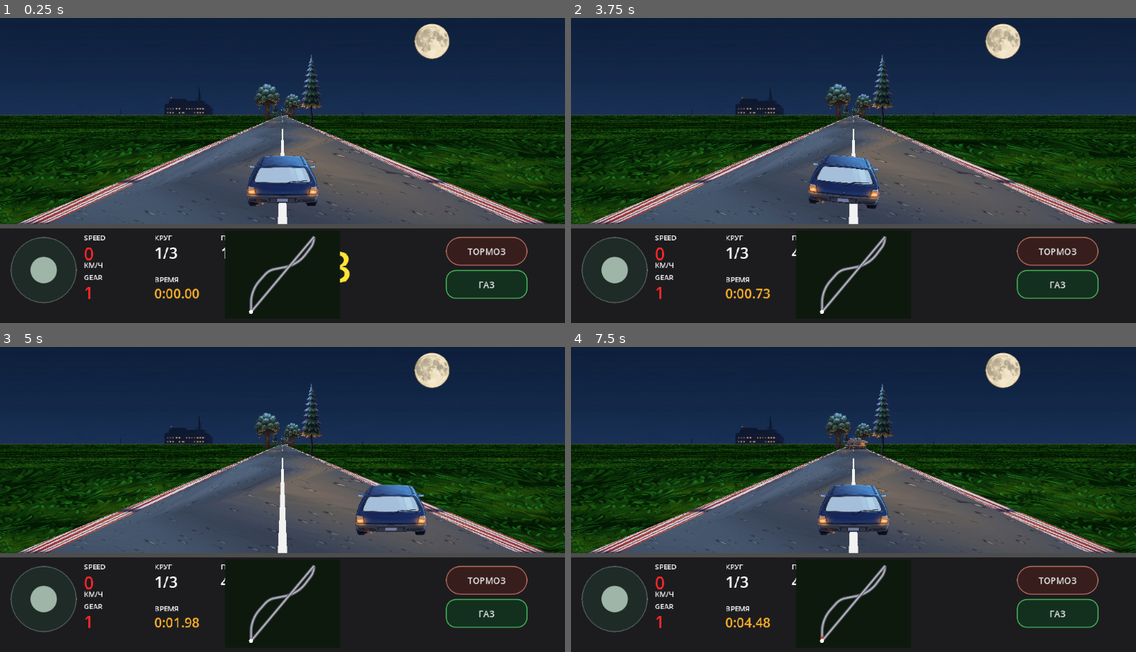
Above: before the commit, frames 1-4 (two rows, left to right).
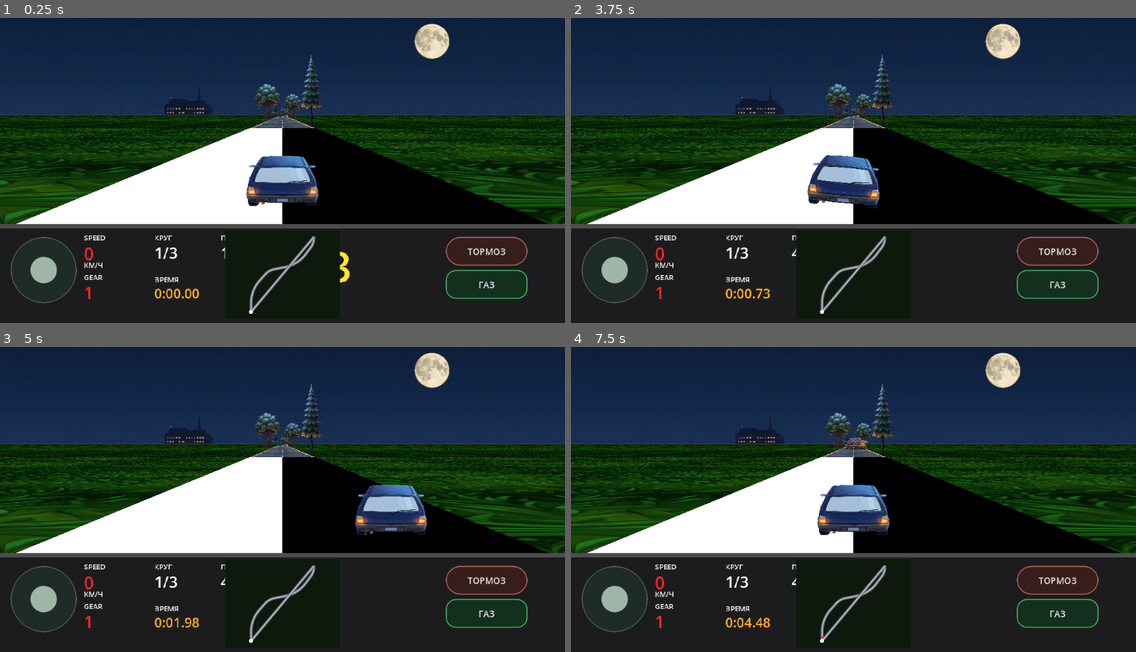
Above: after the commit, the same moments.

Repository: masterofmagic234/Arkon
Game: Godot game, scene res://scenes/level2_pseudo3d.tscn
Same seed, same stepped clock (60 frames per second), same inputs: the game is played once before the commit and once after it. This scene is started directly instead of the project's main scene.
Inputs (mouse positions are in pixels of both pictures, inside the frame that each line leads up to):
- Up to frame 1 (0.25 s): no input
- Up to frame 2 (3.75 s): click "ТОРМОЗ" at 0.5 s; click "ГАЗ" at 1.25 s; tap Enter at 2, 3.5 s; move the mouse to (977, 149) at 2.02 s; hold D (race_right) 2.03-2.75 s; click (977, 149) at 2.17 s; tap Space at 2.75 s; drag from (740, 179) to (825, 228) at 2.77 s; move the mouse to (910, 94) at 3.52 s; hold D (race_right) from 3.53 s (still down)
- Up to frame 3 (5 s): release D (race_right) at 4.25 s; drag from (254, 557) to (113, 444) at 4.27 s
- Up to frame 4 (7.5 s): tap Space at 5 s; move the mouse to (1023, 542) at 5.02 s; hold A (race_left) 5.03-5.75 s; drag from (684, 444) to (768, 414) at 5.77 s; tap Enter at 6.5 s; move the mouse to (881, 493) at 6.52 s; hold S (race_brake) 6.53-7.25 s; click (881, 493) at 6.67 s; drag from (768, 414) to (740, 508) at 7.27 s

The runs differ from the first frame. In frame 1, 21% of the frame differs, in the area x 0-100%, y 31-68%; in frame 2, 21%; in frame 3, 21%; in frame 4, 21%.

Commit message:
Rebuild Level 2 road projection

Diff:
--- a/scripts/race_renderer_pseudo3d.gd
+++ b/scripts/race_renderer_pseudo3d.gd
@@ -197,39 +197,31 @@
     var half_w: float = w * 0.5
     var camera_track_x: float = _smooth_track_x(float(cam_seg) + cam_progress)
 
+    var max_dist_segments: float = float(FAR_SEGMENTS) / float(VISUAL_SUBDIVISIONS)
+    var max_dz: float = max_dist_segments * RaceLevelData.SEGMENT_HEIGHT + CAMERA_BEHIND
+    var min_w: float = CAMERA_BEHIND / max_dz
+    var max_w: float = 1.0
+
+    # Screen-linear sample distribution gives an even vertical mesh density.
+    # World distance is reconstructed from the same projection, so road,
+    # props and AI can all use one consistent camera-space model.
     for i in range(FAR_SEGMENTS):
-        var raw_dist: float = float(i) / float(VISUAL_SUBDIVISIONS) - cam_progress
-        var visible_dist: float = maxf(0.0, raw_dist)
-        var absolute_seg: float = float(cam_seg) + cam_progress + raw_dist
+        var t: float = float(i) / float(FAR_SEGMENTS - 1)
+        var current_w: float = lerpf(max_w, min_w, t)
+
+        var dz: float = CAMERA_BEHIND / current_w
+        var clamped_dist: float = (dz - CAMERA_BEHIND) / RaceLevelData.SEGMENT_HEIGHT
+        var absolute_seg: float = float(cam_seg) + cam_progress + clamped_dist
+
         var road_center_x: float = _smooth_track_x(absolute_seg) - camera_track_x
-
-        var raw_next_dist: float = float(i + 1) / float(VISUAL_SUBDIVISIONS) - cam_progress
-        var visible_next_dist: float = maxf(0.0, raw_next_dist)
-        var dz: float = visible_dist * RaceLevelData.SEGMENT_HEIGHT + CAMERA_BEHIND
-        var next_dz: float = visible_next_dist * RaceLevelData.SEGMENT_HEIGHT + CAMERA_BEHIND
-        dz = maxf(1.0, dz)
-        next_dz = maxf(1.0, next_dz)
-
         var scale: float = CAMERA_DEPTH / dz
-        var next_scale: float = CAMERA_DEPTH / next_dz
 
         ssx[i] = half_w + scale * road_center_x * half_w
-        ssy[i] = horizon_y + (h - horizon_y) * CAMERA_BEHIND / dz
+        ssy[i] = horizon_y + (h - horizon_y) * current_w
         shw[i] = scale * ROAD_WORLD_WIDTH * 0.5 * w * ROAD_SCREEN_SCALE
         sidx[i] = posmod(int(floor(absolute_seg)), track_size)
 
-        if i + 1 < FAR_SEGMENTS:
-            var next_absolute_seg: float = float(cam_seg) + cam_progress + raw_next_dist
-            var next_center_x: float = _smooth_track_x(next_absolute_seg) - camera_track_x
-            ssx[i + 1] = half_w + next_scale * next_center_x * half_w
-            ssy[i + 1] = horizon_y + (h - horizon_y) * CAMERA_BEHIND / next_dz
-            shw[i + 1] = next_scale * ROAD_WORLD_WIDTH * 0.5 * w * ROAD_SCREEN_SCALE
-
-
-    # Grass is mapped in world coordinates, not per-render-segment UVs.
-    # Each thin trapezoid receives UVs from the inverse of the exact screen
-    # projection used for the road. ROAD_STEP subdivision keeps the affine
-    # interpolation inside each quad visually close to perspective-correct.
+    # Grass: world-space UVs derived from the exact same projected samples.
     var gi: int = FAR_SEGMENTS - 2
     while gi >= 0:
         var gj: int = min(gi + ROAD_STEP, FAR_SEGMENTS - 1)
@@ -244,8 +236,16 @@
             var road_l1 := Vector2(ssx[gj] - shw[gj], ssy[gj])
             var road_r1 := Vector2(ssx[gj] + shw[gj], ssy[gj])
 
-            var absolute_seg_i: float = float(cam_seg) + float(gi) / float(VISUAL_SUBDIVISIONS)
-            var absolute_seg_j: float = float(cam_seg) + float(gj) / float(VISUAL_SUBDIVISIONS)
+            var t_i: float = float(gi) / float(FAR_SEGMENTS - 1)
+            var t_j: float = float(gj) / float(FAR_SEGMENTS - 1)
+            var dz_i: float = CAMERA_BEHIND / lerpf(max_w, min_w, t_i)
+            var dz_j: float = CAMERA_BEHIND / lerpf(max_w, min_w, t_j)
+            var dist_i: float = (dz_i - CAMERA_BEHIND) / RaceLevelData.SEGMENT_HEIGHT
+            var dist_j: float = (dz_j - CAMERA_BEHIND) / RaceLevelData.SEGMENT_HEIGHT
+
+            var absolute_seg_i: float = float(cam_seg) + cam_progress + dist_i
+            var absolute_seg_j: float = float(cam_seg) + cam_progress + dist_j
+
             var grass_band: int = int(floor(absolute_seg_i))
             var grass_tint: Color = COL_GRASS_LIGHT if posmod(grass_band, 2) == 0 else COL_GRASS_DARK
 
@@ -253,38 +253,32 @@
             var right_points := PackedVector2Array([road_r0, gr0, gr1, road_r1])
 
             if grass_texture != null:
-                var raw_dist_i: float = float(gi) / float(VISUAL_SUBDIVISIONS) - cam_progress
-                var raw_dist_j: float = float(gj) / float(VISUAL_SUBDIVISIONS) - cam_progress
-                var visible_dist_i: float = maxf(0.0, raw_dist_i)
-                var visible_dist_j: float = maxf(0.0, raw_dist_j)
-                var dz_i: float = visible_dist_i * RaceLevelData.SEGMENT_HEIGHT + CAMERA_BEHIND
-                var dz_j: float = visible_dist_j * RaceLevelData.SEGMENT_HEIGHT + CAMERA_BEHIND
-                var center_x_i: float = _smooth_track_x(absolute_seg_i) - camera_track_x
-                var center_x_j: float = _smooth_track_x(absolute_seg_j) - camera_track_x
-                var half_road: float = ROAD_WORLD_WIDTH * 0.5
-                var world_dx_per_px_i: float = half_road * ROAD_SCREEN_SCALE / maxf(shw[gi], 0.001)
-                var world_dx_per_px_j: float = half_road * ROAD_SCREEN_SCALE / maxf(shw[gj], 0.001)
-                var world_x_left_i: float = center_x_i + (0.0 - ssx[gi]) * world_dx_per_px_i
-                var world_x_right_i: float = center_x_i + (w - ssx[gi]) * world_dx_per_px_i
-                var world_x_left_j: float = center_x_j + (0.0 - ssx[gj]) * world_dx_per_px_j
-                var world_x_right_j: float = center_x_j + (w - ssx[gj]) * world_dx_per_px_j
-                var world_x_road_l_i: float = center_x_i - half_road
-                var world_x_road_l_j: float = center_x_j - half_road
-                var world_x_road_r_i: float = center_x_i + half_road
-                var world_x_road_r_j: float = center_x_j + half_road
-                var uv_y_i: float = -dz_i * GRASS_WORLD_UV_SCALE
-                var uv_y_j: float = -dz_j * GRASS_WORLD_UV_SCALE
+                var center_x_i := _smooth_track_x(absolute_seg_i) - camera_track_x
+                var center_x_j := _smooth_track_x(absolute_seg_j) - camera_track_x
+                var half_road := ROAD_WORLD_WIDTH * 0.5
+
+                var world_dx_per_px_i: float = (half_road * ROAD_SCREEN_SCALE) / maxf(shw[gi], 0.001)
+                var world_dx_per_px_j: float = (half_road * ROAD_SCREEN_SCALE) / maxf(shw[gj], 0.001)
+
+                var world_x_left_i := center_x_i + (0.0 - ssx[gi]) * world_dx_per_px_i
+                var world_x_right_i := center_x_i + (w - ssx[gi]) * world_dx_per_px_i
+                var world_x_left_j := center_x_j + (0.0 - ssx[gj]) * world_dx_per_px_j
+                var world_x_right_j := center_x_j + (w - ssx[gj]) * world_dx_per_px_j
+
+                var uv_y_i := -dz_i * GRASS_WORLD_UV_SCALE
+                var uv_y_j := -dz_j * GRASS_WORLD_UV_SCALE
+
                 var left_uvs := PackedVector2Array([
                     Vector2(world_x_left_i * GRASS_WORLD_UV_SCALE, uv_y_i),
-                    Vector2(world_x_road_l_i * GRASS_WORLD_UV_SCALE, uv_y_i),
-                    Vector2(world_x_road_l_j * GRASS_WORLD_UV_SCALE, uv_y_j),
+                    Vector2((center_x_i - half_road) * GRASS_WORLD_UV_SCALE, uv_y_i),
+                    Vector2((center_x_j - half_road) * GRASS_WORLD_UV_SCALE, uv_y_j),
                     Vector2(world_x_left_j * GRASS_WORLD_UV_SCALE, uv_y_j)
                 ])
                 var right_uvs := PackedVector2Array([
-                    Vector2(world_x_road_r_i * GRASS_WORLD_UV_SCALE, uv_y_i),
+                    Vector2((center_x_i + half_road) * GRASS_WORLD_UV_SCALE, uv_y_i),
                     Vector2(world_x_right_i * GRASS_WORLD_UV_SCALE, uv_y_i),
                     Vector2(world_x_right_j * GRASS_WORLD_UV_SCALE, uv_y_j),
-                    Vector2(world_x_road_r_j * GRASS_WORLD_UV_SCALE, uv_y_j)
+                    Vector2((center_x_j + half_road) * GRASS_WORLD_UV_SCALE, uv_y_j)
                 ])
                 var grass_cols := PackedColorArray([grass_tint, grass_tint, grass_tint, grass_tint])
                 draw_polygon(left_points, grass_cols, left_uvs, grass_texture)
@@ -294,73 +288,64 @@
                 draw_colored_polygon(right_points, grass_tint)
         gi -= ROAD_STEP
 
-    # Draw paired visual subdivisions. This keeps the road curved while
-    # cutting textured-road draw calls roughly in half on mobile.
+    # Asphalt: continuous world-space V coordinates with a deliberately
+    # denser repeat so the texture reads as actual road surface detail.
     var i: int = FAR_SEGMENTS - 2
     while i >= 0:
         var j: int = min(i + ROAD_STEP, FAR_SEGMENTS - 1)
-        var absolute_seg: float = float(cam_seg) + float(i) / float(VISUAL_SUBDIVISIONS)
         if ssy[i] > ssy[j]:
             var l0 := Vector2(ssx[i] - shw[i], ssy[i])
             var r0 := Vector2(ssx[i] + shw[i], ssy[i])
             var l1 := Vector2(ssx[j] - shw[j], ssy[j])
             var r1 := Vector2(ssx[j] + shw[j], ssy[j])
 
-            var road_band: int = int(floor(
-                (float(cam_seg) + float(i) / float(VISUAL_SUBDIVISIONS))
-                * float(VISUAL_SUBDIVISIONS)
-            ))
-
-            var road_dark: bool = posmod(road_band / 4, 2) == 0
+            var t_i: float = float(i) / float(FAR_SEGMENTS - 1)
+            var t_j: float = float(j) / float(FAR_SEGMENTS - 1)
+            var dz_i: float = CAMERA_BEHIND / lerpf(max_w, min_w, t_i)
+            var dz_j: float = CAMERA_BEHIND / lerpf(max_w, min_w, t_j)
+            var absolute_seg_i: float = float(cam_seg) + cam_progress + (dz_i - CAMERA_BEHIND) / RaceLevelData.SEGMENT_HEIGHT
+            var absolute_seg_j: float = float(cam_seg) + cam_progress + (dz_j - CAMERA_BEHIND) / RaceLevelData.SEGMENT_HEIGHT
+
+            var road_band: int = int(floor(absolute_seg_i * 10.0))
+            var road_dark: bool = posmod(road_band, 2) == 0
             var road_col: Color = COL_ROAD_DARK if road_dark else COL_ROAD_LIGHT
+
             var road_points := PackedVector2Array([l0, r0, r1, l1])
             var road_uvs := PackedVector2Array([
-                Vector2(0.0, 1.0),
-                Vector2(1.0, 1.0),
-                Vector2(1.0, 0.0),
-                Vector2(0.0, 0.0)
+                Vector2(0.0, 1.0), Vector2(1.0, 1.0),
+                Vector2(1.0, 0.0), Vector2(0.0, 0.0)
             ])
 
             if asphalt_texture != null:
-                # Continuous V coordinates keep the asphalt texture flowing
-                # along the road instead of restarting on every trapezoid.
-                var uv_v0: float = absolute_seg * ASPHALT_UV_PER_SEGMENT
-                var uv_step: float = float(j - i) / float(VISUAL_SUBDIVISIONS)
-                var uv_v1: float = uv_v0 + uv_step * ASPHALT_UV_PER_SEGMENT
+                var asphalt_uv_repeat: float = 10.0
+                var uv_v0: float = absolute_seg_i * asphalt_uv_repeat
+                var uv_v1: float = absolute_seg_j * asphalt_uv_repeat
                 var asphalt_uvs := PackedVector2Array([
-                    Vector2(0.0, uv_v0),
-                    Vector2(1.0, uv_v0),
-                    Vector2(1.0, uv_v1),
-                    Vector2(0.0, uv_v1)
+                    Vector2(0.0, uv_v0), Vector2(1.0, uv_v0),
+                    Vector2(1.0, uv_v1), Vector2(0.0, uv_v1)
                 ])
-                var asphalt_cols := PackedColorArray([
-                    Color.WHITE, Color.WHITE, Color.WHITE, Color.WHITE
-                ])
+                var asphalt_cols := PackedColorArray([Color.WHITE, Color.WHITE, Color.WHITE, Color.WHITE])
                 draw_polygon(road_points, asphalt_cols, asphalt_uvs, asphalt_texture)
             else:
                 draw_colored_polygon(road_points, road_col)
 
             var rw0: float = maxf(2.0, shw[i] * 0.12)
             var rw1: float = maxf(2.0, shw[j] * 0.12)
-
             var left_rumble := PackedVector2Array([
-                l0,
-                Vector2(l0.x + rw0, l0.y),
-                Vector2(l1.x + rw1, l1.y),
-                l1
+                l0, Vector2(l0.x + rw0, l0.y),
+                Vector2(l1.x + rw1, l1.y), l1
             ])
             var right_rumble := PackedVector2Array([
-                Vector2(r0.x - rw0, r0.y),
-                r0,
-                r1,
-                Vector2(r1.x - rw1, r1.y)
+                Vector2(r0.x - rw0, r0.y), r0,
+                r1, Vector2(r1.x - rw1, r1.y)
             ])
 
             if rumble_texture != null:
                 draw_colored_polygon(left_rumble, Color.WHITE, road_uvs, rumble_texture)
                 draw_colored_polygon(right_rumble, Color.WHITE, road_uvs, rumble_texture)
             else:
-                var rumb_col: Color = COL_RUMBLE_LIGHT if posmod(road_band, 2) == 0 else Color.BLACK
+                var rumble_band: int = int(floor(absolute_seg_i * 20.0))
+                var rumb_col: Color = COL_RUMBLE_LIGHT if posmod(rumble_band, 2) == 0 else Color.BLACK
                 draw_colored_polygon(left_rumble, rumb_col)
                 draw_colored_polygon(right_rumble, rumb_col)
 
@@ -376,6 +361,11 @@
                     Vector2(cx1 - lw1 * 0.5, ssy[j])
                 ]), COL_LANE)
 
+            if sidx[i] == 0:
+                var m0 = l0.lerp(r0, 0.5)
+                var m1 = l1.lerp(r1, 0.5)
+                draw_colored_polygon(PackedVector2Array([l0, m0, m1, l1]), Color.WHITE)
+                draw_colored_polygon(PackedVector2Array([m0, r0, r1, m1]), Color.BLACK)
         i -= ROAD_STEP
 
 func _draw_billboard(texture: Texture2D, center_x: float, bottom_y: float, width: float, height: float, modulate := Color.WHITE) -> void:
